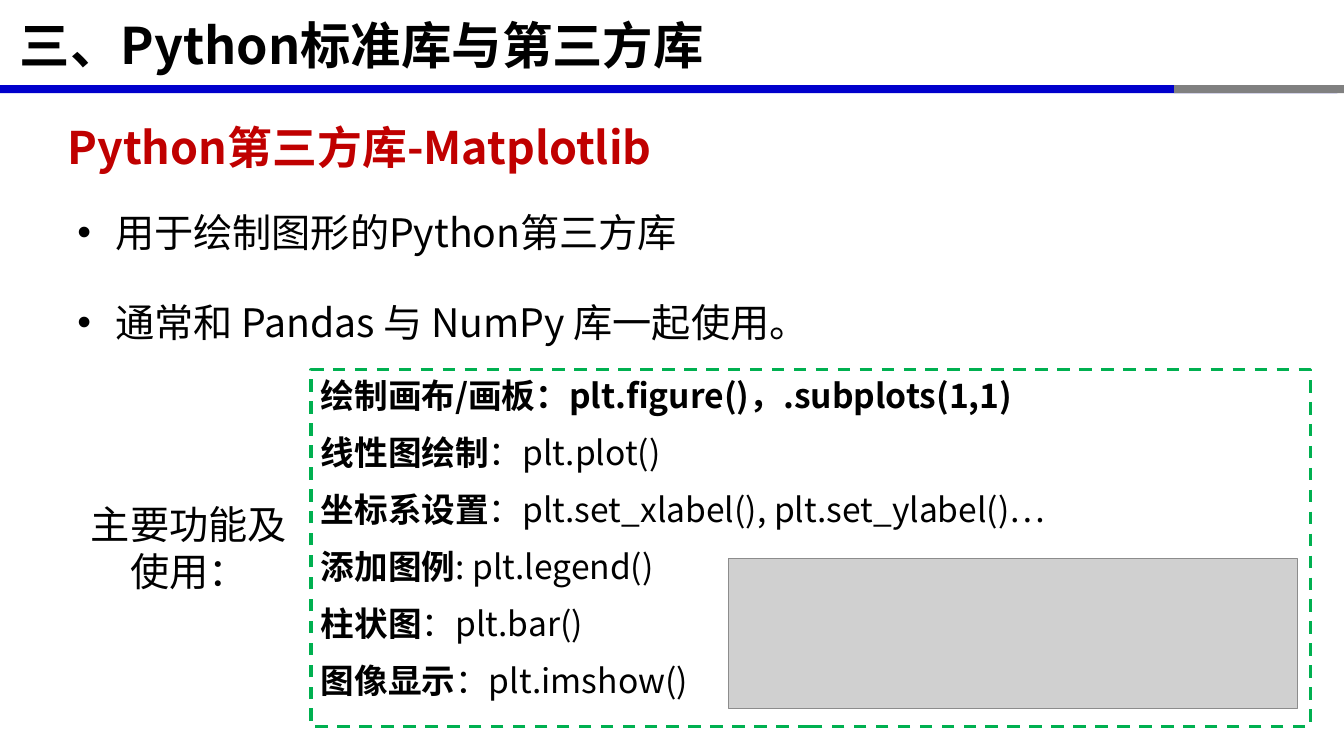
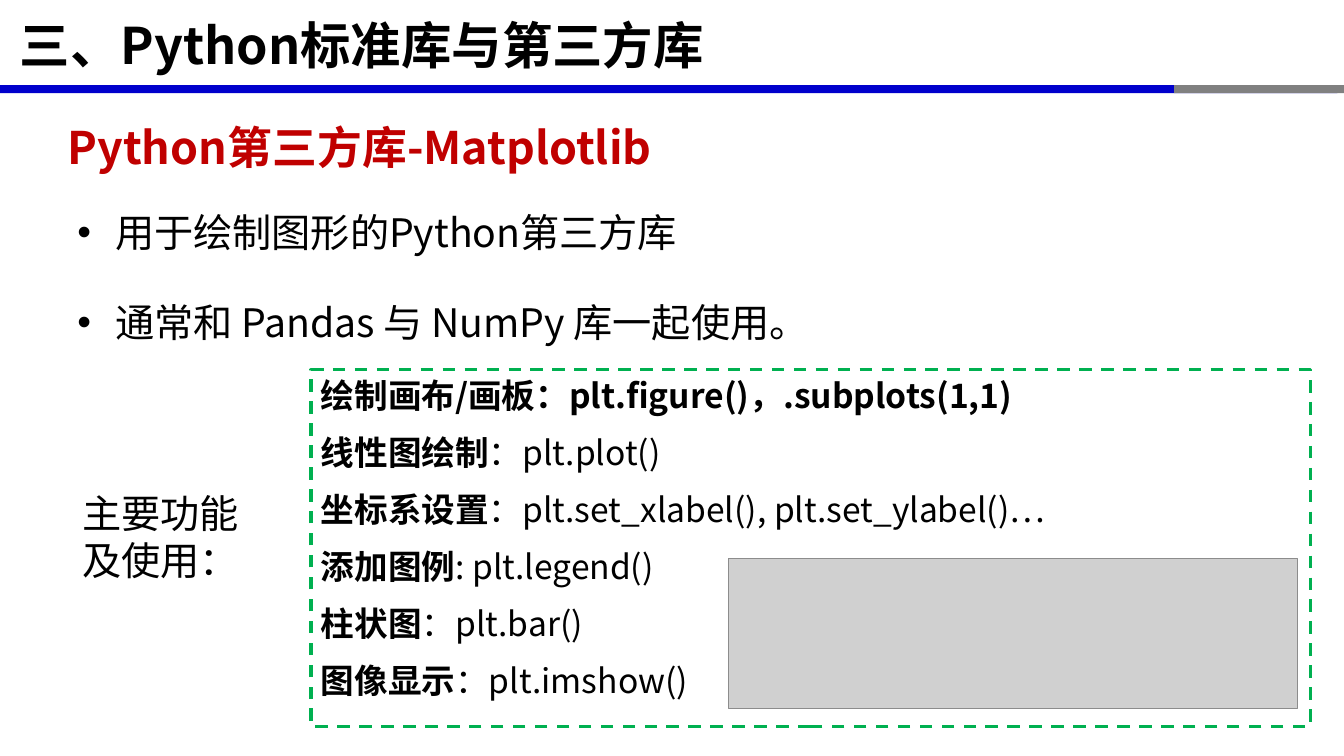
Before and after one commit to xinluo2018/rs-data-processing, a slide deck: slide 24 of 第2章-函数与模块化编程/第2章-函数与模块化编程.pptx. Drawn at 1344x756 pixels with LibreOffice and Linux fonts; fonts in the diff are those of the drawing; grey boxes stand for pictures. Boxes give left, top, right and bottom in pixels: in the first picture for what was removed or moved away, otherwise in the second. Text is boxed around its words. In the diff, an @@ line names an element or a change of style, - is before the commit and + after.

```diff
--- a/第2章-函数与模块化编程/第2章-函数与模块化编程.pptx
+++ b/第2章-函数与模块化编程/第2章-函数与模块化编程.pptx
@@ text "主要功能及使用：" rewrapped from <box>91,506,287,590</box> to <box>83,495,240,579</box> @@
```
Also in this commit, not shown: 3 other slides changed, 1 slide removed, 11 other files.
